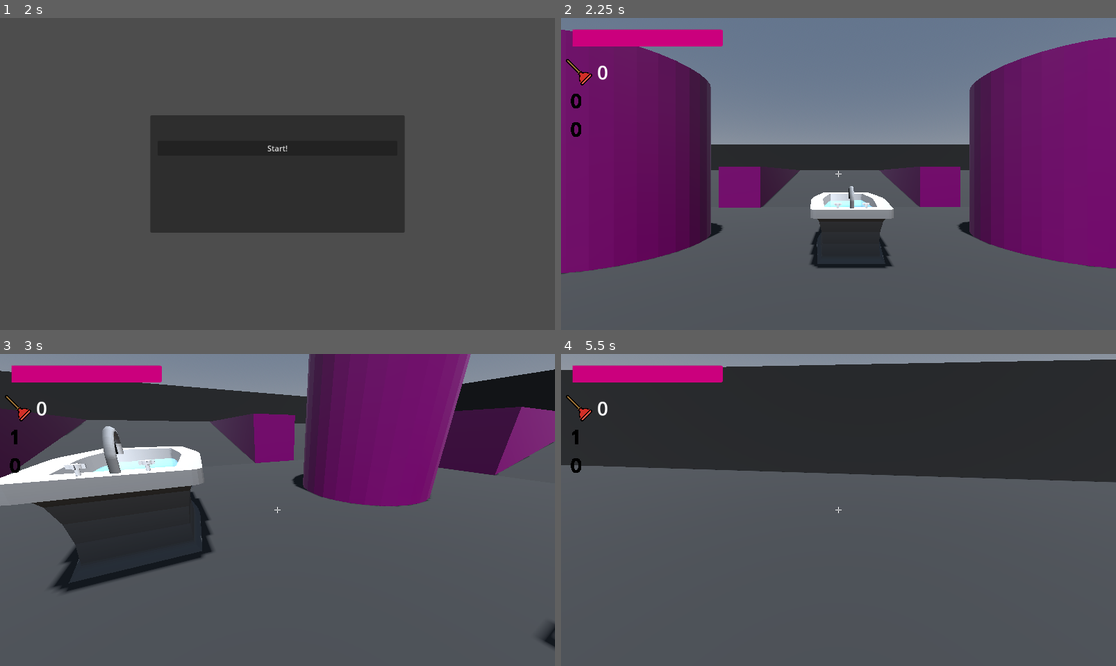
Above: before the commit, frames 1-4 (two rows, left to right).
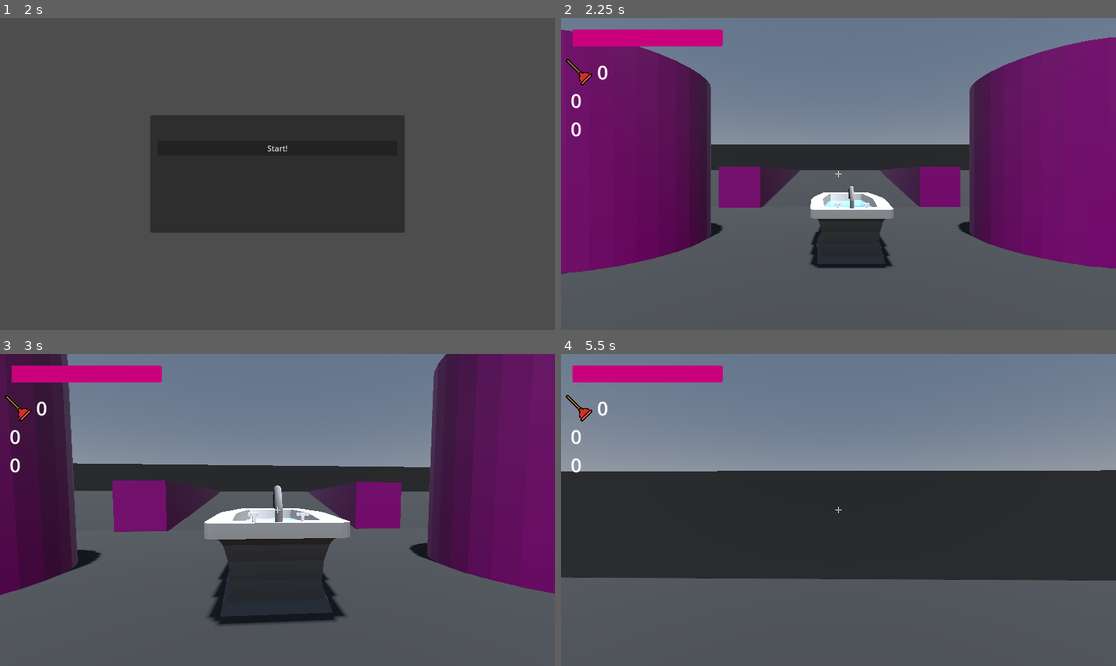
Above: after the commit, the same moments.

Repository: aidan-j-rhoden/plunger
Game: Godot game, scene res://menu/menu.tscn
The game is run twice, just before and just after one commit, with the same random seed, the same clock (stepped at 60 frames per second) and the same inputs.
Inputs (mouse positions are in pixels of both pictures, inside the frame that each line leads up to):
- Up to frame 1 (2 s): click (277, 205) at 0.52 s; type "Alex" at 0.6 s; click (277, 227) at 0.75 s; type "12" at 0.83 s; click "Host" at 1.25 s
- Up to frame 2 (2.25 s): click "Start!" at 2 s
- Up to frame 3 (3 s): tap Enter at 2.75 s; move the mouse to (305, 510) at 2.77 s; hold W (forward) from 2.78 s (still down); tap X (crouch) at 2.85 s
- Up to frame 4 (5.5 s): keep holding W (forward); tap Space (jump) at 3.02, 3.32, 3.77, 4.07, 4.55, 5.1, 5.27 s; tap Mouse wheel up (next_weapon) at 3.05, 3.6 s; move the mouse to (810, 510) at 3.52 s; tap Mouse wheel down (prev_weapon) at 3.8, 4.35 s; move the mouse to (849, 503) at 4.27 s; move the mouse to (832, 516) at 5.02 s; tap X (crouch) at 5.3 s

Frame 1 is identical in both runs. In frame 2, 0.1% of the frame differs, in the area x 1-4%, y 24-39%; in frame 3, 60%; in frame 4, 69%, in the area x 0-100%, y 0-73%.

Commit message:
Got the x rotation working

Diff:
--- a/player/PlayerInput.gd
+++ b/player/PlayerInput.gd
@@ -4,14 +4,14 @@
 @export var jumping := false
 @export var crouching := false
 @export var firing := false
-@export var selected_weapon = 0
+#@export var selected_weapon = 0
 
 # Synchronized property.
 @export var direction := Vector2()
-@export var x_rot = 0
-@export var y_rot = 0
+@export var x_rot:float = 0.0
+@export var y_rot:float = 0.0
 
-const CAMERA_ROT_SPEED = 0.05
+const CAMERA_ROT_SPEED:float = 0.1
 
 func _ready():
 	Input.mouse_mode = Input.MOUSE_MODE_CAPTURED
@@ -37,23 +37,23 @@
 
 func _input(event):
 	if event is InputEventMouseMotion:
-		y_rot = -event.relative.x * CAMERA_ROT_SPEED
-		x_rot = -event.relative.y * CAMERA_ROT_SPEED
+		y_rot = float(-event.relative.x) * CAMERA_ROT_SPEED
+		x_rot = float(-event.relative.y) * CAMERA_ROT_SPEED
 
 
 func _process(_delta):
 	# Get the input direction and handle the movement/deceleration.
 	direction = Input.get_vector("left", "right", "forward", "back")
-	if Input.is_action_just_pressed("next_weapon"):
-		selected_weapon += 1
-		if selected_weapon > 2:
-			selected_weapon = 0
-		$"..".update_weapons_hud()
-	if Input.is_action_just_pressed("prev_weapon"):
-		selected_weapon -= 1
-		if selected_weapon < 0:
-			selected_weapon = 2
-		$"..".update_weapons_hud()
+#	if Input.is_action_just_pressed("next_weapon"):
+#		selected_weapon += 1
+#		if selected_weapon > 2:
+#			selected_weapon = 0
+#		$"..".update_weapons_hud()
+#	if Input.is_action_just_pressed("prev_weapon"):
+#		selected_weapon -= 1
+#		if selected_weapon < 0:
+#			selected_weapon = 2
+#		$"..".update_weapons_hud()
 	if Input.is_action_just_pressed("jump"):
 		jump.rpc()
 	if Input.is_action_just_pressed("crouch"):
--- a/player/player.gd
+++ b/player/player.gd
@@ -1,17 +1,17 @@
 extends CharacterBody3D
 class_name Player
 
+@onready var input = $PlayerInput
 @onready var camera = $Camera3D
 
 const SPEED = 8.5
 const JUMP_VELOCITY = 11
-const CAMERA_ROT_SPEED = 15
 
 var gravity = 30
 
 ## An inventory of all me weapons.  The keys must be in the same order that $HUD/weapons/ is organized, or tons of things will die horrible deaths.
 @export var weapons = {"plungers": 0, "hairsprays": 0, "toilet_papers": 0}
-@onready var selected_weapon = $PlayerInput.selected_weapon
+#@onready var selected_weapon = $PlayerInput.selected_weapon
 
 #Hud stuff
 @onready var plunger_count = $HUD/weapons/plungers/count
@@ -33,7 +33,7 @@
 
 func _ready():
 	$player_name.text = Globals.player_names[$PlayerInput.get_multiplayer_authority()] # Set the 3d text label
-	update_weapons_hud()
+#	update_weapons_hud()
 
 	if str(name).to_int() == multiplayer.get_unique_id(): # If this client is associated with this player,
 		camera.current = true # use this camera,
@@ -43,46 +43,46 @@
 
 
 func _physics_process(delta):
-	rotate_y($PlayerInput.y_rot * delta * CAMERA_ROT_SPEED)
-	camera.rotate_x($PlayerInput.x_rot * delta * CAMERA_ROT_SPEED)
-	$PlayerInput.y_rot = 0.0
-	$PlayerInput.x_rot = 0.0
+	rotate_y(input.y_rot * delta)
+	camera.rotate_x(input.x_rot * delta)
+	input.y_rot = 0.0
+	input.x_rot = 0.0
 	camera.rotation_degrees.x = clamp(camera.rotation_degrees.x, -89.9, 89.9)
 	# Add the gravity.
 	if not is_on_floor():
 		velocity.y -= gravity * delta
 
 	# Handle Jump.
-	if $PlayerInput.jumping and is_on_floor():
+	if input.jumping and is_on_floor():
 		velocity.y = JUMP_VELOCITY
-	$PlayerInput.jumping = false
+	input.jumping = false
 
 	# Handle crouch.  TODO: Doesn't work.
-	if $PlayerInput.crouching and is_on_floor() and not crouched:
+	if input.crouching and not crouched:
 		crouched = true
-		$PlayerInput.crouching = false
+		input.crouching = false
 		$AnimationPlayer.play("crouch")
-	elif $PlayerInput.crouching and crouched:
+	elif input.crouching and crouched:
 		crouched = false
-		$PlayerInput.crouching = false
+		input.crouching = false
 		$AnimationPlayer.play_backwards("crouch")
 
 	# Handle Fire.
-	if $PlayerInput.firing:
-		$PlayerInput.firing = false
-		var item_list = []
-		for key in weapons.keys():
-			item_list.append(key)
-		if item_list[selected_weapon] == "plungers" and weapons["plungers"] > 0:
-			$player_weapons/plunger.throw()
-			weapons["plungers"] -= 1
-			update_weapons_hud()
-		elif item_list[selected_weapon] == "hairsprays" and weapons["hairsprays"] > 0:
-			$player_weapons/hairspray.fire()
-			update_weapons_hud()
+	if input.firing:
+		input.firing = false
+#		var item_list = []
+#		for key in weapons.keys():
+#			item_list.append(key)
+#		if item_list[selected_weapon] == "plungers" and weapons["plungers"] > 0:
+#			$player_weapons/plunger.throw()
+#			weapons["plungers"] -= 1
+#			update_weapons_hud()
+#		elif item_list[selected_weapon] == "hairsprays" and weapons["hairsprays"] > 0:
+#			$player_weapons/hairspray.fire()
+#			update_weapons_hud()
 
 	# Get the input direction and handle the movement/deceleration.
-	var direction = (transform.basis * Vector3($PlayerInput.direction.x, 0, $PlayerInput.direction.y)).normalized()
+	var direction = (transform.basis * Vector3(input.direction.x, 0, input.direction.y)).normalized()
 	if direction:
 		velocity.x = direction.x * SPEED
 		velocity.z = direction.z * SPEED
@@ -93,41 +93,41 @@
 	move_and_slide()
 
 
-func gain_weapon(type):
-	if type == "plunger":
-		weapons["plungers"] += 1
-	elif type == "hairspray":
-		weapons["hairsprays"] += 1
-	update_weapons_hud()
+#func gain_weapon(type):
+#	if type == "plunger":
+#		weapons["plungers"] += 1
+#	elif type == "hairspray":
+#		weapons["hairsprays"] += 1
+#	update_weapons_hud()
 
 
-func update_weapons_hud():
-	plunger_count.text = str(weapons["plungers"])
-	hairspray_count.text = str(weapons["hairsprays"])
-	toilet_papers_count.text = str(weapons["toilet_papers"])
-	var item_list = []
-	for key in weapons.keys():
-		item_list.append(key)
-
-	# Reset everything
-	plunger_box.modulate = Color(0, 0, 0, 255)
-	hairsprays_box.modulate = Color(0, 0, 0, 255)
-	toilet_papers_box.modulate = Color(0, 0, 0, 255)
-	for child in $player_weapons.get_children():
-		child.visible = false
-
-	selected_weapon = $PlayerInput.selected_weapon
-
-	if item_list[selected_weapon] == "plungers":
-		plunger_box.modulate = Color(1, 1, 1, 1)
-		if weapons["plungers"] > 0:
-			$player_weapons/plunger.visible = true
-	elif item_list[selected_weapon] == "hairsprays":
-		hairsprays_box.modulate = Color(1, 1, 1, 1)
-		if weapons["hairsprays"] > 0:
-			$player_weapons/hairspray.visible = true
-	elif item_list[selected_weapon] == "toilet_papers":
-		toilet_papers_box.modulate = Color(1, 1, 1, 1)
+#func update_weapons_hud():
+#	plunger_count.text = str(weapons["plungers"])
+#	hairspray_count.text = str(weapons["hairsprays"])
+#	toilet_papers_count.text = str(weapons["toilet_papers"])
+#	var item_list = []
+#	for key in weapons.keys():
+#		item_list.append(key)
+#
+#	# Reset everything
+#	plunger_box.modulate = Color(0, 0, 0, 255)
+#	hairsprays_box.modulate = Color(0, 0, 0, 255)
+#	toilet_papers_box.modulate = Color(0, 0, 0, 255)
+#	for child in $player_weapons.get_children():
+#		child.visible = false
+#
+#	selected_weapon = $PlayerInput.selected_weapon
+#
+#	if item_list[selected_weapon] == "plungers":
+#		plunger_box.modulate = Color(1, 1, 1, 1)
+#		if weapons["plungers"] > 0:
+#			$player_weapons/plunger.visible = true
+#	elif item_list[selected_weapon] == "hairsprays":
+#		hairsprays_box.modulate = Color(1, 1, 1, 1)
+#		if weapons["hairsprays"] > 0:
+#			$player_weapons/hairspray.visible = true
+#	elif item_list[selected_weapon] == "toilet_papers":
+#		toilet_papers_box.modulate = Color(1, 1, 1, 1)
 
 
 func hurt(amount):
--- a/player/player.tscn
+++ b/player/player.tscn
@@ -1,35 +1,36 @@
-[gd_scene load_steps=15 format=3 uid="uid://cx4cc26pvcslh"]
+[gd_scene load_steps=13 format=3 uid="uid://cx4cc26pvcslh"]
 
 [ext_resource type="Script" path="res://player/player.gd" id="1_3dqsl"]
 [ext_resource type="Script" path="res://player/PlayerInput.gd" id="2_fm7ly"]
-[ext_resource type="PackedScene" uid="uid://ckf6i1wjbni8m" path="res://weapons/hairspray/hairspray.tscn" id="3_klpg5"]
 [ext_resource type="Texture2D" uid="uid://d26hbu43dvrpe" path="res://player/plunger.png" id="3_yyclb"]
-[ext_resource type="PackedScene" uid="uid://cyw5kejlrn5ym" path="res://weapons/plunger/plunger.tscn" id="4_nnq03"]
 
 [sub_resource type="SceneReplicationConfig" id="SceneReplicationConfig_ci62d"]
 properties/0/path = NodePath("PlayerInput:direction")
 properties/0/spawn = false
 properties/0/sync = true
+properties/0/watch = false
 properties/1/path = NodePath("PlayerInput:x_rot")
 properties/1/spawn = false
 properties/1/sync = true
+properties/1/watch = false
 properties/2/path = NodePath("PlayerInput:y_rot")
 properties/2/spawn = false
 properties/2/sync = true
+properties/2/watch = false
 
 [sub_resource type="SceneReplicationConfig" id="SceneReplicationConfig_vnsqa"]
 properties/0/path = NodePath(".:position")
 properties/0/spawn = true
 properties/0/sync = true
+properties/0/watch = false
 properties/1/path = NodePath(".:rotation")
 properties/1/spawn = true
 properties/1/sync = true
-properties/2/path = NodePath(".:weapons")
-properties/2/spawn = false
+properties/1/watch = false
+properties/2/path = NodePath("Camera3D:rotation")
+properties/2/spawn = true
 properties/2/sync = true
-properties/3/path = NodePath(".:health")
-properties/3/spawn = false
-properties/3/sync = true
+properties/2/watch = false
 
 [sub_resource type="CapsuleShape3D" id="CapsuleShape3D_xj0bj"]
 
@@ -85,7 +86,7 @@
 
 [sub_resource type="Animation" id="Animation_67fq2"]
 resource_name = "crouch"
-length = 0.3
+length = 0.2
 tracks/0/type = "value"
 tracks/0/imported = false
 tracks/0/enabled = true
@@ -93,7 +94,7 @@
 tracks/0/interp = 1
 tracks/0/loop_wrap = true
 tracks/0/keys = {
-"times": PackedFloat32Array(0, 0.3),
+"times": PackedFloat32Array(0, 0.2),
 "transitions": PackedFloat32Array(1, 1),
 "update": 0,
 "values": [2.0, 1.1]
@@ -105,7 +106,7 @@
 tracks/1/interp = 1
 tracks/1/loop_wrap = true
 tracks/1/keys = {
-"times": PackedFloat32Array(0, 0.3),
+"times": PackedFloat32Array(0, 0.2),
 "transitions": PackedFloat32Array(1, 1),
 "update": 0,
 "values": [2.0, 1.1]
@@ -117,7 +118,7 @@
 tracks/2/interp = 1
 tracks/2/loop_wrap = true
 tracks/2/keys = {
-"times": PackedFloat32Array(0, 0.3),
+"times": PackedFloat32Array(0, 0.2),
 "transitions": PackedFloat32Array(1, 1),
 "update": 0,
 "values": [Vector3(0, 1.631, 0), Vector3(0, 1.23439, 0)]
@@ -152,12 +153,6 @@
 transform = Transform3D(1, 0, 0, 0, 1, 0, 0, 0, 1, 0, 1.631, 0)
 
 [node name="player_weapons" type="Node3D" parent="."]
-
-[node name="hairspray" parent="player_weapons" instance=ExtResource("3_klpg5")]
-transform = Transform3D(-1, 0, -8.74228e-08, 0, 1, 0, 8.74228e-08, 0, -1, 0.513604, 1.34613, -0.7895)
-
-[node name="plunger" parent="player_weapons" instance=ExtResource("4_nnq03")]
-transform = Transform3D(1, 0, 0, 0, -0.5, -0.866025, 0, 0.866025, -0.5, 0.528925, 1.31668, -0.972328)
 
 [node name="HUD" type="CanvasLayer" parent="."]
 visible = false
